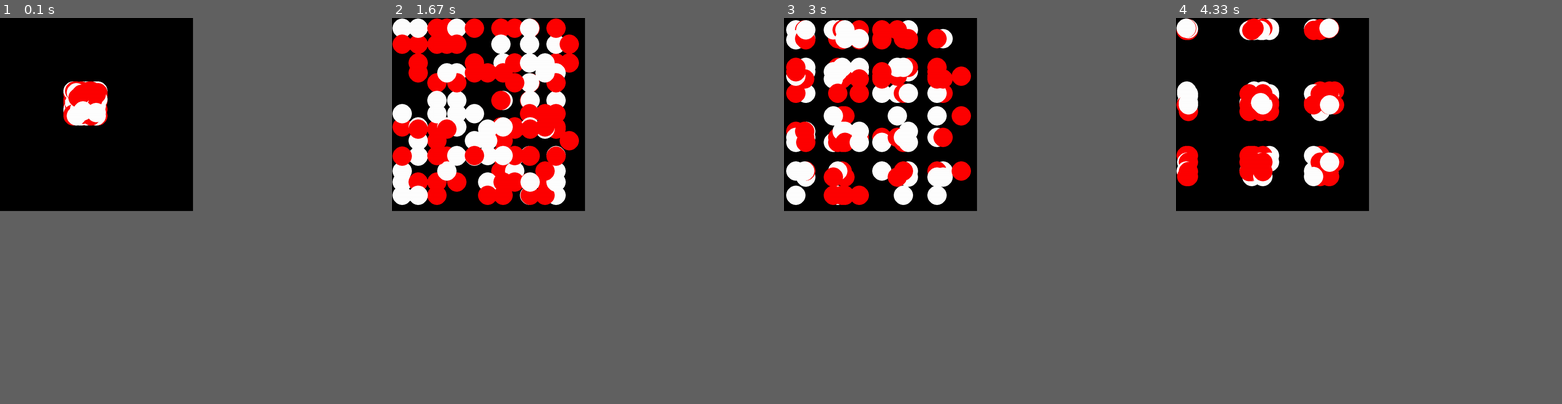
Above: before the commit, frames 1-4 (left to right).
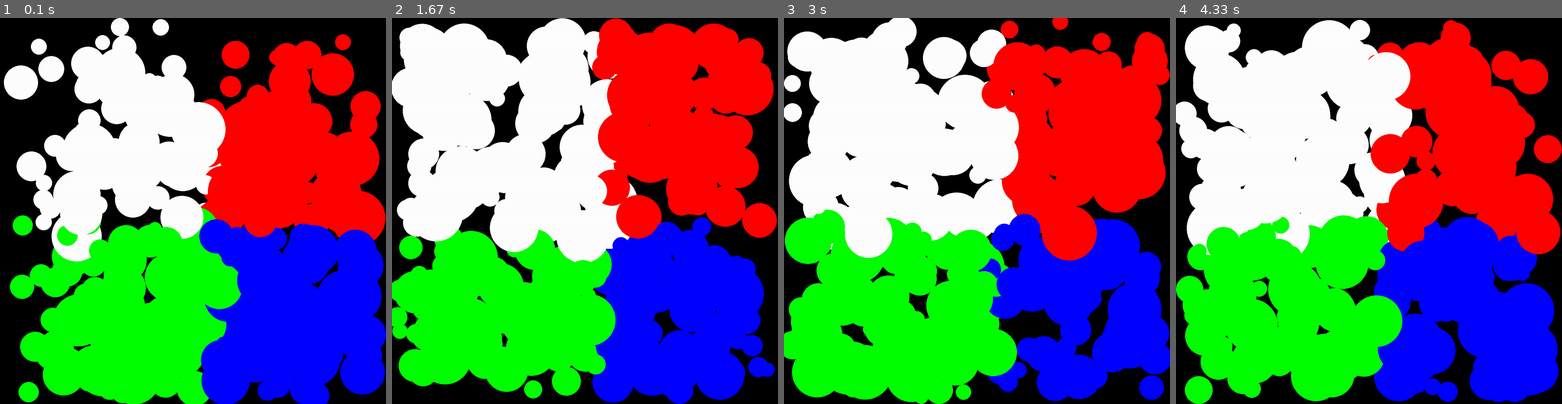
Above: after the commit, the same moments.

Repository: asboyer/python-lessons
Game: pygame game, started from projects/pygame/bball.py
Two runs of this game, one before a commit and one after it. Both use one fixed random seed, a clock stepped at 60 frames per second and the inputs below.
Inputs:
- Up to frame 1 (0.1 s): no input
- Up to frame 2 (1.67 s): no input
- Up to frame 3 (3 s): no input
- Up to frame 4 (4.33 s): no input
In our replay, the window is 450x450 before the commit and 900x900 after it. These sizes can differ from the game's own. Grey fills any space a smaller window leaves; there, only what the larger window draws over its background counts as a difference.

The runs differ from the first frame. In frame 1, 74% of the frame differs, in the area x 1-100%, y 0-100%; in frame 2, 79%; in frame 3, 71%; in frame 4, 81%, in the area x 0-100%, y 0-100%.

Commit message:
quad graphics -- working on ball randomization patterns

Diff:
--- a/projects/pygame/bball.py
+++ b/projects/pygame/bball.py
@@ -7,7 +7,7 @@
 class Ball:
 	# constructor(instance fields)
 	def __init__(self, radius, color, x, y, xv, yv):
-		# assinging varibales to the object
+		# assigning variables to the object
 		self.radius = radius
 		self.color = color
 		self.x = x
@@ -15,25 +15,80 @@
 		self.xv = xv
 		self.yv = yv
 
+		if self.x < screen_width/2 and self.y < screen_width/2:
+			self.q = 2
+			self.color = (255, 255, 255)
+
+		if self.x < screen_width/2 and self.y > screen_width/2:
+			self.q = 3
+			self.color =  (0, 255, 0)
+
+		if self.x > screen_width/2 and self.y > screen_width/2:
+			self.q = 4
+			self.color = (0, 0, 255)
+
+		if self.x > screen_width/2 and self.y < screen_width/2:
+			self.q = 1
+			self.color = (255, 0, 0)
+
 	def move(self):
 		if self.x >= screen_width - self.radius or self.x <= 0:
 			self.xv = -self.xv
 		if self.y >= screen_width - self.radius or self.y <= 0:
 			self.yv = - self.yv
+
+		if self.x < screen_width/2 and self.y < screen_width/2:
+			self.q = 2
+			self.color = (255, 255, 255)
+
+		if self.x < screen_width/2 and self.y > screen_width/2:
+			self.q = 3
+			self.color =  (0, 255, 0)
+
+		if self.x > screen_width/2 and self.y > screen_width/2:
+			self.q = 4
+			self.color = (0, 0, 255)
+
+		if self.x > screen_width/2 and self.y < screen_width/2:
+			self.q = 1
+			self.color = (255, 0, 0)
 		self.x += self.xv
 		self.y += self.yv
+
+
+
+
 
 		pygame.draw.ellipse(screen, self.color,
 							[self.x, self.y,
 							self.radius, self.radius],
 							0)
+
+# color format "rgb"
+# (0, 0, 0)
+#  r  g  b
+
+def randcolor():
+	r = randint(0, 255)
+	g = randint(0, 255)
+	b = randint(0, 255)
+	return (r, g, b)
+
 WHITE = (255, 255, 255)
 BLACK = (0, 0, 0)
 RED = (255, 0, 0)
 
 # main game variables
 bg_color = BLACK
-screen_width = 700
+screen_width = 1400
+
+ball_amount = 300
+
+max_v = 25
+min_radius = 50
+max_radius = 200
+
+ball_list = []
 
 done = False
 
@@ -42,17 +97,27 @@
 pygame.display.set_caption('Ball')
 clock = pygame.time.Clock()
 
-ball_list = []
+for i in range(ball_amount):
+	ball_width = randint(min_radius, max_radius)
+	ball_color = randcolor()
+	ball_x = randint(ball_width, screen_width - ball_width)
+	ball_y = randint(ball_width, screen_width - ball_width)
 
-for i in range(200):
+	ball_xv, ball_yv = 0, 0
+
+	while ball_xv == 0 and ball_yv == 0:
+		ball_xv = randint(-max_v, max_v)
+		ball_yv = randint(-max_v, max_v)
+
 	ball = Ball(
-				70,
-				choice([RED, WHITE]),
-				200,
-				200,
-				randint(5, 20),
-				randint(5, 20)
+				ball_width,
+				ball_color,
+				ball_x,
+				ball_y,
+				ball_xv,
+				ball_yv
 				)
+
 	ball_list.append(ball)
 
 while not done:
